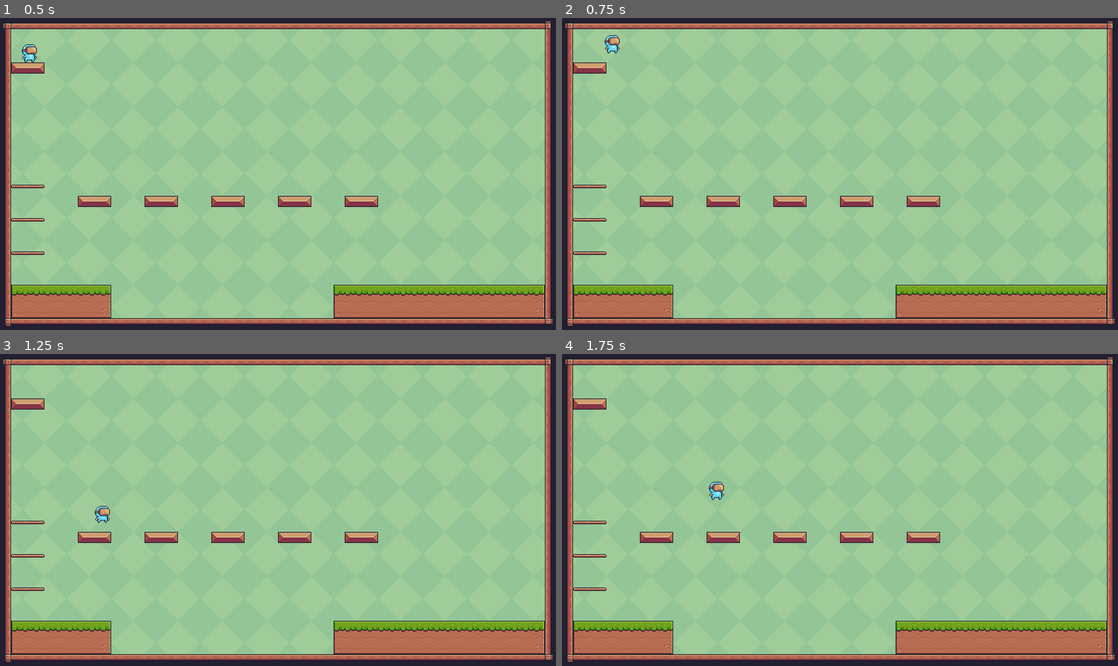
Above: before the commit, frames 1-4 (two rows, left to right).
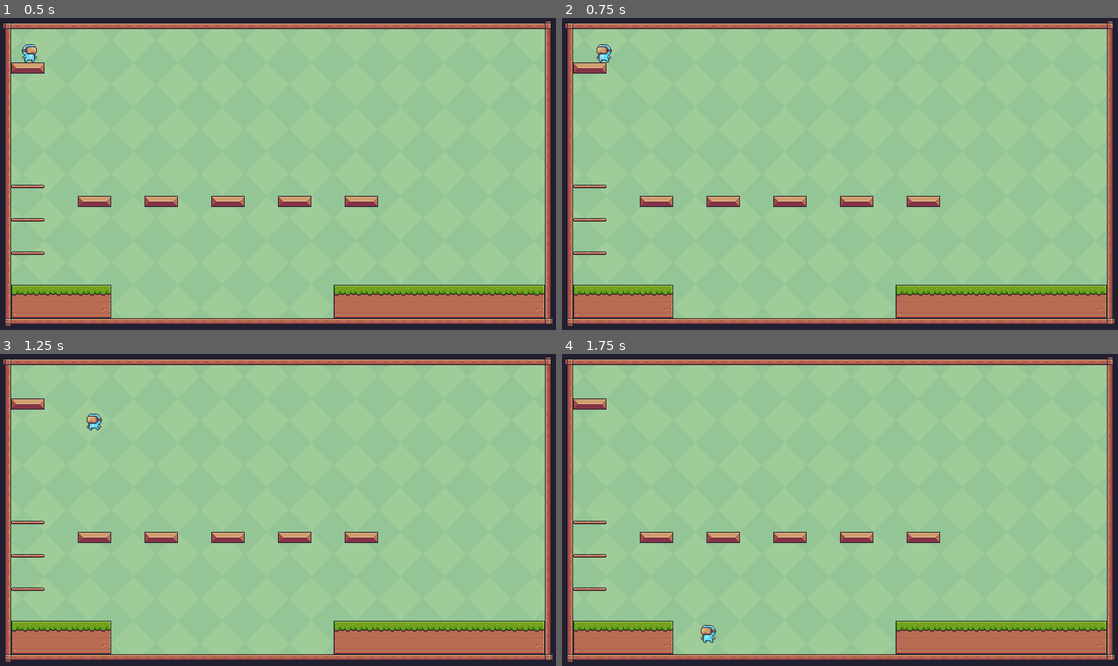
Above: after the commit, the same moments.

Repository: AlexForget/plateformerNoName
Game: Godot game, scene res://scenes/levels/level_1.tscn
Two runs of this game, one before a commit and one after it. Both use one fixed random seed, a clock stepped at 60 frames per second and the inputs below.
Inputs:
- Up to frame 1 (0.5 s): no input
- Up to frame 2 (0.75 s): tap Enter (ui_accept) at 0.5, 0.6 s; hold Right (ui_right) from 0.53 s (still down)
- Up to frame 3 (1.25 s): keep holding Right (ui_right); tap Space (jump, bound only after the commit) at 0.77, 0.8, 1.07 s
- Up to frame 4 (1.75 s): keep holding Right (ui_right); tap Space (jump, bound only after the commit) at 1.35, 1.52 s; tap Enter (ui_accept) at 1.55 s

Frame 1 is identical in both runs. In frame 2, 0.2% of the frame differs, in the area x 6-11%, y 5-15%; in frame 3, 0.2%; in frame 4, 0.3%, in the area x 24-30%, y 40-93%.

Commit message:
add acceleration and friction to movement

Diff:
--- a/project.godot
+++ b/project.godot
@@ -21,6 +21,27 @@
 window/size/viewport_height=450
 window/stretch/mode="canvas_items"
 
+[input]
+
+moveLeft={
+"deadzone": 0.5,
+"events": [Object(InputEventKey,"resource_local_to_scene":false,"resource_name":"","device":0,"window_id":0,"alt_pressed":false,"shift_pressed":false,"ctrl_pressed":false,"meta_pressed":false,"pressed":false,"keycode":0,"physical_keycode":4194319,"key_label":0,"unicode":0,"echo":false,"script":null)
+, Object(InputEventKey,"resource_local_to_scene":false,"resource_name":"","device":-1,"window_id":0,"alt_pressed":false,"shift_pressed":false,"ctrl_pressed":false,"meta_pressed":false,"pressed":false,"keycode":0,"physical_keycode":65,"key_label":0,"unicode":97,"echo":false,"script":null)
+]
+}
+moveRight={
+"deadzone": 0.5,
+"events": [Object(InputEventKey,"resource_local_to_scene":false,"resource_name":"","device":-1,"window_id":0,"alt_pressed":false,"shift_pressed":false,"ctrl_pressed":false,"meta_pressed":false,"pressed":false,"keycode":0,"physical_keycode":4194321,"key_label":0,"unicode":0,"echo":false,"script":null)
+, Object(InputEventKey,"resource_local_to_scene":false,"resource_name":"","device":-1,"window_id":0,"alt_pressed":false,"shift_pressed":false,"ctrl_pressed":false,"meta_pressed":false,"pressed":false,"keycode":0,"physical_keycode":68,"key_label":0,"unicode":100,"echo":false,"script":null)
+]
+}
+jump={
+"deadzone": 0.5,
+"events": [Object(InputEventKey,"resource_local_to_scene":false,"resource_name":"","device":-1,"window_id":0,"alt_pressed":false,"shift_pressed":false,"ctrl_pressed":false,"meta_pressed":false,"pressed":false,"keycode":0,"physical_keycode":32,"key_label":0,"unicode":32,"echo":false,"script":null)
+, Object(InputEventKey,"resource_local_to_scene":false,"resource_name":"","device":-1,"window_id":0,"alt_pressed":false,"shift_pressed":false,"ctrl_pressed":false,"meta_pressed":false,"pressed":false,"keycode":0,"physical_keycode":4194320,"key_label":0,"unicode":0,"echo":false,"script":null)
+]
+}
+
 [layer_names]
 
 2d_physics/layer_1="PLayer"
--- a/scenes/player/player.gd
+++ b/scenes/player/player.gd
@@ -1,8 +1,15 @@
 extends CharacterBody2D
 
+@onready var animator = $AnimationPlayer
 
-const SPEED = 150.0
-const JUMP_VELOCITY = -300.0
+@export var speed : float = 150.0
+@export var jump_velocity : float = -300.0
+@export var acceleration : float = 15.0
+@export var friction : float = 1.25
+var face_right : bool = true
+
+enum state {IDLE, RUN, JUMP, FALL, HIT}
+var anim_state = state.IDLE
 
 # Get the gravity from the project settings to be synced with RigidBody nodes.
 var gravity = ProjectSettings.get_setting("physics/2d/default_gravity")
@@ -14,15 +21,27 @@
 		velocity.y += gravity * delta
 
 	# Handle jump.
-	if Input.is_action_just_pressed("ui_accept") and is_on_floor():
-		velocity.y = JUMP_VELOCITY
+	if Input.is_action_just_pressed("jump") and is_on_floor():
+		velocity.y = jump_velocity
 
 	# Get the input direction and handle the movement/deceleration.
 	# As good practice, you should replace UI actions with custom gameplay actions.
-	var direction = Input.get_axis("ui_left", "ui_right")
+	var direction = Input.get_axis("moveLeft", "moveRight")
 	if direction:
-		velocity.x = direction * SPEED
+		face_right = true
+		#velocity.x = direction * speed
+		velocity.x = move_toward(velocity.x, direction * speed, acceleration)
 	else:
-		velocity.x = move_toward(velocity.x, 0, SPEED)
+		face_right = false
+		velocity.x = move_toward(velocity.x, 0, acceleration / friction)
+
+	if face_right == false:
+		print(face_right)
+		$Idle.flip_h = false
+	else:
+		print(face_right)
+		$Idle.flip_h = true
+
+
 
 	move_and_slide()
--- a/scenes/player/player.tscn
+++ b/scenes/player/player.tscn
@@ -2,9 +2,6 @@
 
 [ext_resource type="Script" path="res://scenes/player/player.gd" id="1_8ahil"]
 [ext_resource type="Texture2D" uid="uid://c2345c6kaahsj" path="res://graphics/main characters/Virtual Guy/Idle (32x32).png" id="2_ojoiq"]
-
-[sub_resource type="RectangleShape2D" id="RectangleShape2D_dsieh"]
-size = Vector2(88, 100)
 
 [sub_resource type="Animation" id="Animation_07qxk"]
 resource_name = "IdlePlayer"
@@ -43,14 +40,13 @@
 "RESET": SubResource("Animation_q057r")
 }
 
+[sub_resource type="RectangleShape2D" id="RectangleShape2D_acury"]
+size = Vector2(76, 100)
+
 [node name="Player" type="CharacterBody2D"]
 scale = Vector2(0.25, 0.25)
 collision_mask = 30
 script = ExtResource("1_8ahil")
-
-[node name="CollisionShape2D" type="CollisionShape2D" parent="."]
-position = Vector2(0, 14)
-shape = SubResource("RectangleShape2D_dsieh")
 
 [node name="Idle" type="Sprite2D" parent="."]
 scale = Vector2(4, 4)
@@ -63,3 +59,7 @@
 "": SubResource("AnimationLibrary_78png")
 }
 autoplay = "IdlePlayer"
+
+[node name="CollisionShape2D" type="CollisionShape2D" parent="."]
+position = Vector2(2, 14)
+shape = SubResource("RectangleShape2D_acury")
